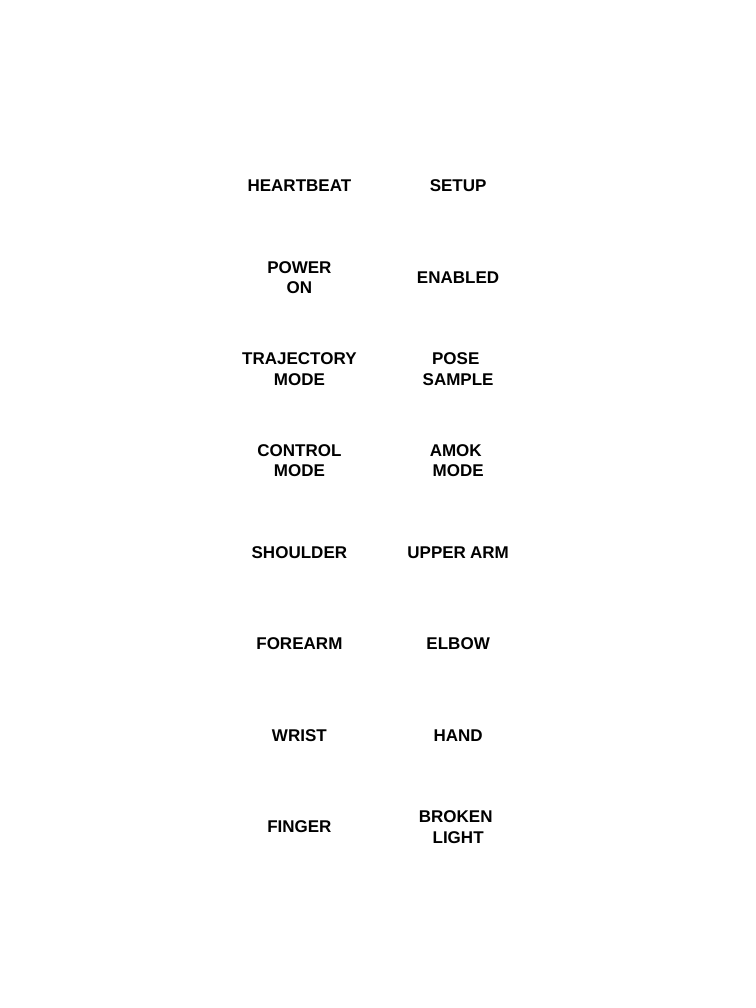
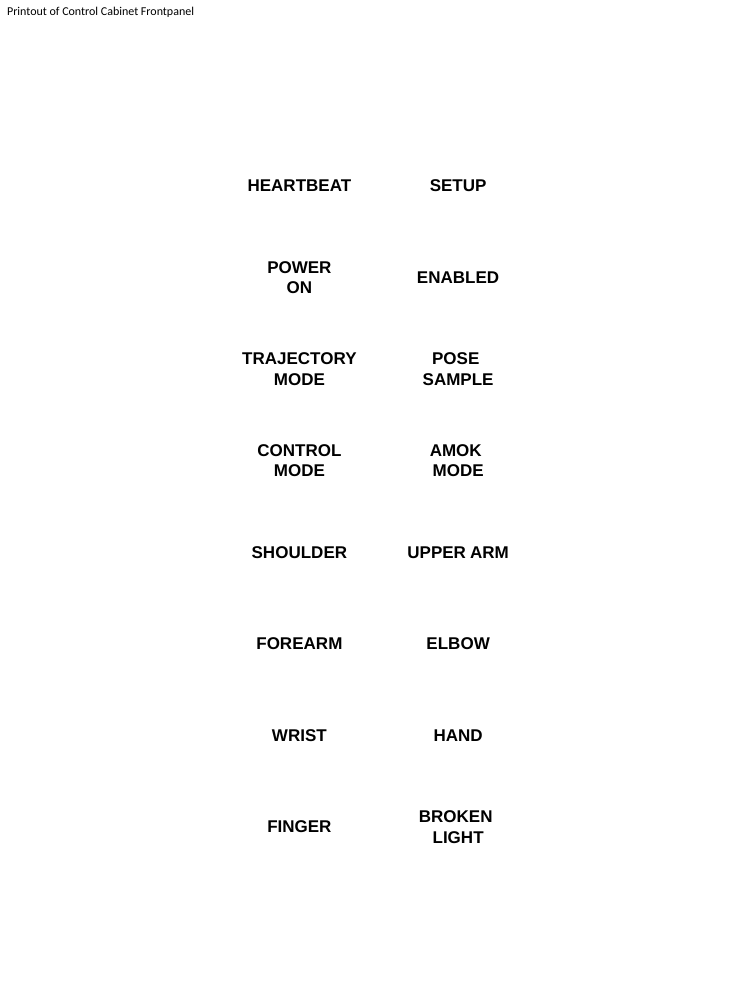
Before and after one commit to goergch/Walter, a slide deck: slide 1 of docs/Walter-Frontpanel.pptx. Drawn at 756x1008 pixels with LibreOffice and Linux fonts; fonts in the diff are those of the drawing. Boxes give left, top, right and bottom in pixels: in the first picture for what was removed or moved away, otherwise in the second. Text is boxed around its words. In the diff, an @@ line names an element or a change of style, - is before the commit and + after.

```diff
--- a/docs/Walter-Frontpanel.pptx
+++ b/docs/Walter-Frontpanel.pptx
@@ text added at (7,6,194,17), 12 pt, text #000000 @@
+Printout of Control Cabinet Frontpanel
```
Also in this commit, not shown: 2 other files.
